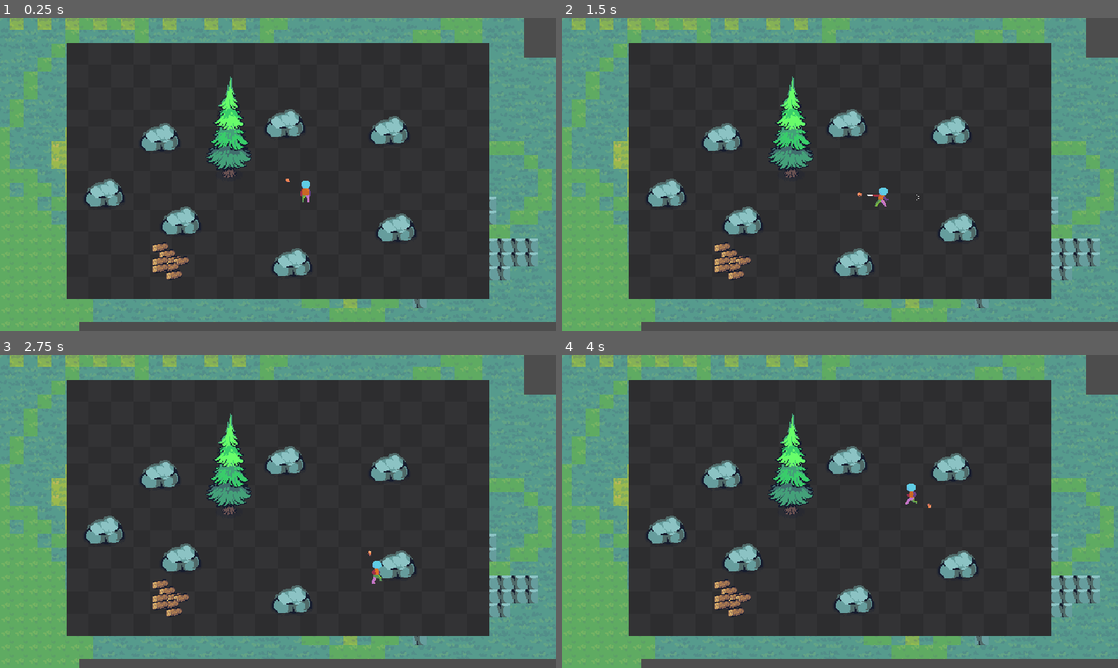
Above: before the commit, frames 1-4 (two rows, left to right).
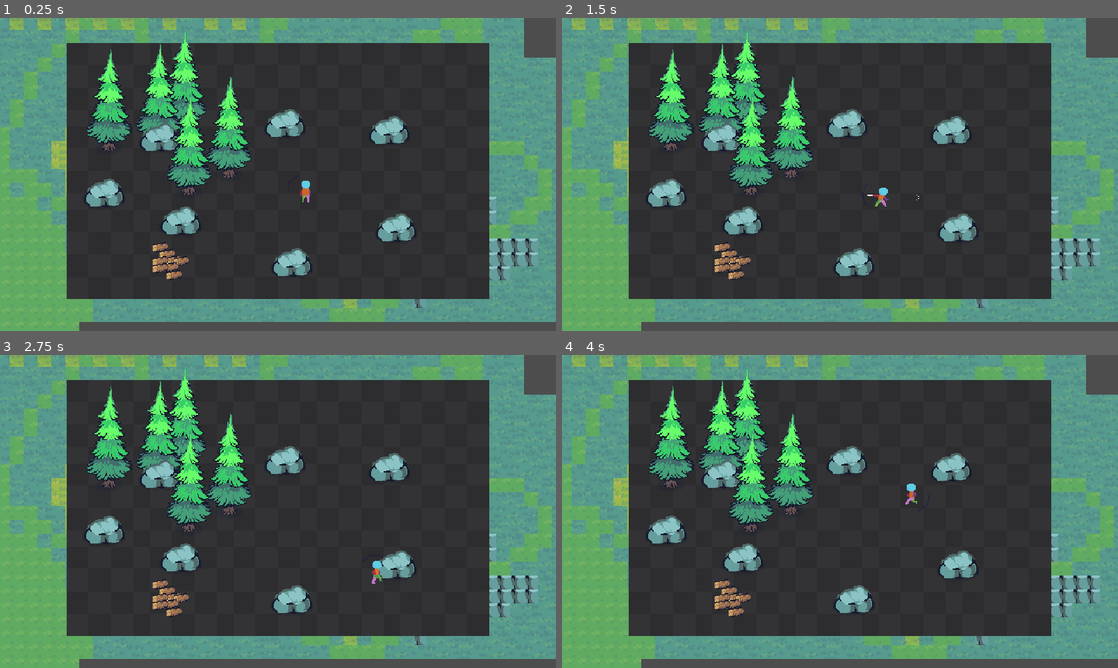
Above: after the commit, the same moments.

Repository: Hummerman1497/project-survival-craft
Game: Godot game, scene res://playground.tscn
The game is run twice, just before and just after one commit, with the same random seed, the same clock (stepped at 60 frames per second) and the same inputs.
Inputs (mouse positions are in pixels of both pictures, inside the frame that each line leads up to):
- Up to frame 1 (0.25 s): no input
- Up to frame 2 (1.5 s): tap Enter at 0.5 s; move the mouse to (962, 158) at 0.52 s; press the mouse at (962, 158) at 0.53 s; hold D (right) 0.53-1.28 s; move the mouse to (728, 190) at 1.27 s; release the mouse at (728, 190) at 1.28 s; hold S (down) from 1.28 s (still down); tap Space (dodge) at 1.35 s
- Up to frame 3 (2.75 s): move the mouse to (333, 442) at 2.02 s; release S (down) at 2.03 s; hold D (right) from 2.03 s (still down); hold Shift (run) from 2.03 s (still down)
- Up to frame 4 (4 s): move the mouse to (812, 574) at 2.77 s; release D (right) at 2.78 s; release Shift (run) at 2.78 s; hold W (up) 2.78-3.53 s; click (812, 574) at 2.85 s; move the mouse to (1006, 558) at 3.52 s; hold A (left) from 3.53 s (still down); hold Space (dodge) from 3.53 s (still down)

The runs differ from the first frame. In frame 1, 4.2% of the frame differs, in the area x 15-53%, y 4-57%; in frame 2, 4.2%, in the area x 15-54%, y 4-58%; in frame 3, 4.2%; in frame 4, 4.2%.

Commit message:
arrow direction ausgewechselt

Diff:
--- a/Player/player.tscn
+++ b/Player/player.tscn
@@ -14,7 +14,7 @@
 [ext_resource type="PackedScene" uid="uid://bewmjsgaoista" path="res://Enteties/HurtBox/hurt_box.tscn" id="12_5htga"]
 [ext_resource type="Script" uid="uid://1ei1lrffb61o" path="res://Player/Scripts/player_interactions_host.gd" id="12_p5o4e"]
 [ext_resource type="Script" uid="uid://d1e2dfvpe6iyb" path="res://Player/ui_looking_at_mouse.gd" id="14_dkpta"]
-[ext_resource type="Texture2D" uid="uid://bpuwiwd2ku6u2" path="res://Assets/Tiny Swords (Free Pack)/UI Elements/UI Elements/Icons/Icon_08.png" id="14_gu6f8"]
+[ext_resource type="Texture2D" uid="uid://d2ar11suam2tu" path="res://Assets/Direction Arrow.png" id="15_dkpta"]
 
 [sub_resource type="CapsuleShape2D" id="CapsuleShape2D_edjgo"]
 radius = 7.0
@@ -3398,6 +3398,7 @@
 script = ExtResource("14_dkpta")
 
 [node name="Sprite2D" type="Sprite2D" parent="Direction_Indicator" unique_id=1328440811]
-position = Vector2(-24, 0)
-scale = Vector2(0.1, 0.1)
-texture = ExtResource("14_gu6f8")
+modulate = Color(0.066658884, 0.03318707, 0.301564, 0.25882354)
+position = Vector2(-17, 0)
+scale = Vector2(0.6, 0.6)
+texture = ExtResource("15_dkpta")
--- a/Props/tree1.tscn
+++ b/Props/tree1.tscn
@@ -10,6 +10,7 @@
 size = Vector2(34, 106)
 
 [node name="Tree1" type="Node2D" unique_id=1953817160]
+scale = Vector2(0.5, 0.5)
 script = ExtResource("1_wfwj7")
 
 [node name="Sprite2D" type="Sprite2D" parent="." unique_id=1018302856]
--- a/playground.tscn
+++ b/playground.tscn
@@ -3539,7 +3539,6 @@
 
 [node name="Tree1" parent="." unique_id=1953817160 instance=ExtResource("11_pio1y")]
 position = Vector2(264, 176)
-scale = Vector2(0.5, 0.5)
 
 [node name="wood_item" parent="." unique_id=248599883 instance=ExtResource("12_te8jg")]
 position = Vector2(200, 296)
@@ -3564,3 +3563,15 @@
 
 [node name="wood_item8" parent="." unique_id=1517372668 instance=ExtResource("12_te8jg")]
 position = Vector2(196, 287)
+
+[node name="Tree2" parent="." unique_id=1383955980 instance=ExtResource("11_pio1y")]
+position = Vector2(126, 146)
+
+[node name="Tree3" parent="." unique_id=1344579872 instance=ExtResource("11_pio1y")]
+position = Vector2(212, 122)
+
+[node name="Tree4" parent="." unique_id=2062837188 instance=ExtResource("11_pio1y")]
+position = Vector2(183, 140)
+
+[node name="Tree5" parent="." unique_id=1549565855 instance=ExtResource("11_pio1y")]
+position = Vector2(218, 196)
Binary file changed: Assets/Direction Arrow.png
